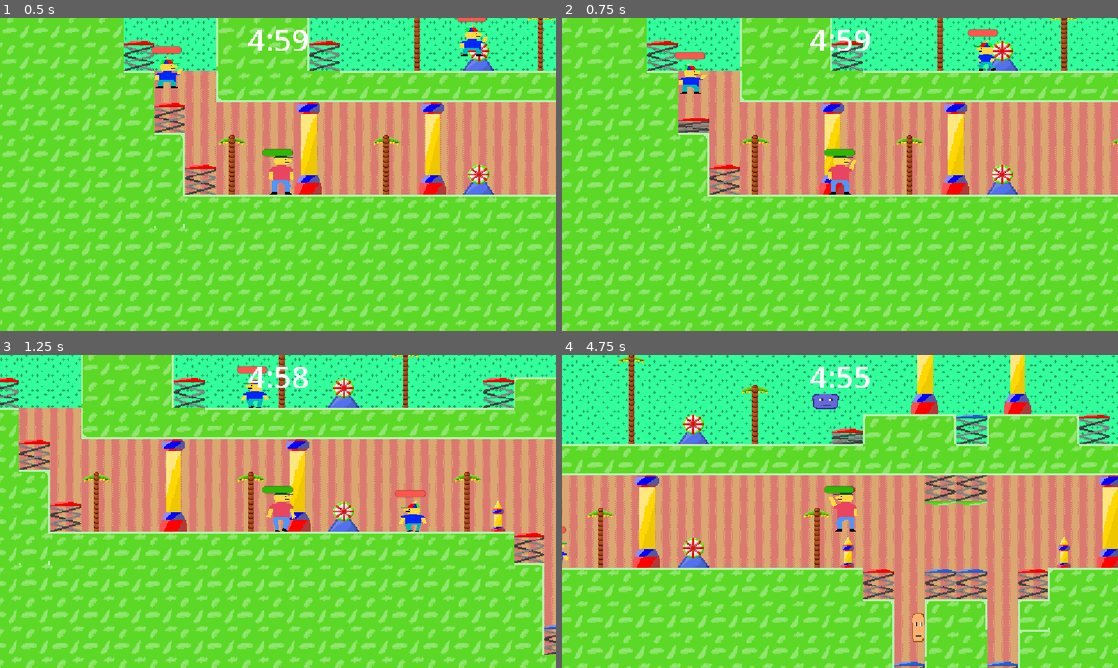
Above: before the commit, frames 1-4 (two rows, left to right).
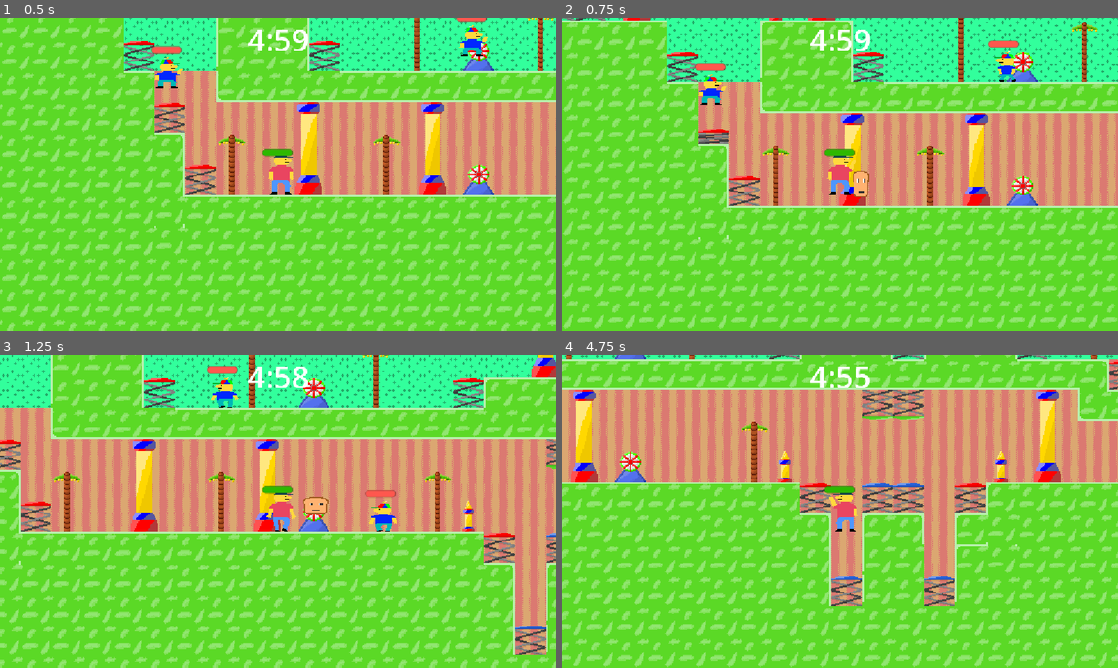
Above: after the commit, the same moments.

Repository: ropva/haven-game
Game: Godot game, scene res://scenes/main.tscn
Two runs of this game, one before a commit and one after it. Both use one fixed random seed, a clock stepped at 60 frames per second and the inputs below.
Inputs:
- Up to frame 1 (0.5 s): no input
- Up to frame 2 (0.75 s): tap Enter (ui_accept) at 0.5 s; hold Right (ui_right) from 0.53 s (still down); hold F (shoot) from 0.53 s (still down)
- Up to frame 3 (1.25 s): keep holding Right (ui_right); keep holding F (shoot); tap Enter (ui_accept) at 0.77 s
- Up to frame 4 (4.75 s): release F (shoot) at 1.28 s; tap F (shoot) at 1.35, 2.85, 4.35 s; tap Enter (ui_accept) at 1.52, 3.02, 3.77, 4.52 s; release Right (ui_right) at 2.03 s; hold Left (ui_left) 2.03-2.78 s; hold F (shoot) 2.03-2.78 s; hold Right (ui_right) 2.78-4.28 s; hold F (shoot) 3.53-4.28 s; hold Left (ui_left) from 4.28 s (still down)

Frame 1 is identical in both runs. In frame 2, 53% of the frame differs, in the area x 0-100%, y 0-100%; in frame 3, 29%; in frame 4, 80%.

Commit message:
fdgrdsgfgf

Diff:
--- a/enemy.tscn
+++ b/enemy.tscn
@@ -67,8 +67,6 @@
 corner_radius_bottom_left = 16
 
 [node name="enemy" type="CharacterBody2D" unique_id=1054328299]
-collision_layer = 2
-collision_mask = 10
 script = ExtResource("1_4gyqm")
 
 [node name="CollisionShape2D" type="CollisionShape2D" parent="." unique_id=1847780091]
--- a/enemy_nav.gd
+++ b/enemy_nav.gd
@@ -3,14 +3,14 @@
 
 enum Edge { WALK, FALL, PAD }
 
-const MAX_DROP := 10          # max cells an enemy may fall on purpose
+const MAX_DROP := 10
 const SIM_DT := 1.0 / 60.0
 
 var layer: TileMapLayer
 var astar := AStar2D.new()
-var id_of: Dictionary = {}    # Vector2i -> int
+var id_of: Dictionary = {}
 var cell_of: Dictionary = {}  # int -> Vector2i
-var edge_info: Dictionary = {} # Vector2i(from_id, to_id) -> {type, dir}
+var edge_info: Dictionary = {}
 
 var speed: float
 var gravity: float
@@ -36,7 +36,6 @@
 
 	# 1) nodes
 	for c in layer.get_used_cells():
-		# candidates: the cell above every used cell, plus pads themselves
 		for cand in [c + Vector2i.UP, c]:
 			if not id_of.has(cand) and _standable(cand):
 				var id := astar.get_available_point_id()
@@ -89,11 +88,10 @@
 func _simulate_launch(pad_cell: Vector2i, dir: int, vy: float) -> Vector2i:
 	var pos := layer.map_to_local(pad_cell)
 	var vel := Vector2(dir * speed, vy)
-	for i in 600:  # ~10 seconds max
+	for i in 600:
 		vel.y += gravity * SIM_DT
 		var next := pos + vel * SIM_DT
 		var next_cell := layer.local_to_map(next)
-		# wall: kill horizontal movement
 		if _is_solid(layer.local_to_map(Vector2(next.x, pos.y))):
 			vel.x = 0.0
 			next.x = pos.x
--- a/scenes/bread.tscn
+++ b/scenes/bread.tscn
@@ -7,7 +7,7 @@
 radius = 7.0
 
 [node name="bread" type="CharacterBody2D" unique_id=1170265474]
-collision_layer = 14
+collision_layer = 15
 collision_mask = 15
 script = ExtResource("1_16yqp")
 is_good = true
--- a/scenes/global.gd
+++ b/scenes/global.gd
@@ -1,3 +1,4 @@
 extends Node
 var has_ended = false;
+var win_state = false
 var nav := EnemyNav.new()
--- a/scenes/main.gd
+++ b/scenes/main.gd
@@ -2,9 +2,15 @@
 # In seconds
 var timer = 5 * 60
 
-
+var enemies: Array[Node2D] = []
 # Called when the node enters the scene tree for the first time.
 func _ready() -> void:
+	enemies = [$enemy,
+$enemy2,
+$enemy3,
+$enemy4,
+$enemy5,
+$enemy6]
 	%player.shoot_bread.connect(func(b):
 		add_child(b)
 	)
@@ -13,27 +19,11 @@
 	)
 	Global.nav.build($TileMapLayer, 300, 600, -600)
 
-	$enemy.shoot_bread.connect(func(b):
-		add_child(b)
-	)
-	$enemy2.shoot_bread.connect(func(b):
-		add_child(b)
-	)
-	$enemy3.shoot_bread.connect(func(b):
-		add_child(b)
-	)
-	$enemy4.shoot_bread.connect(func(b):
-		add_child(b)
-	)
-	$enemy5.shoot_bread.connect(func(b):
-		add_child(b)
-	)
-	$enemy6.shoot_bread.connect(func(b):
-		add_child(b)
-	)
-	$enemy7.shoot_bread.connect(func(b):
-		add_child(b)
-	)
+	for enemy in enemies:
+		enemy.shoot_bread.connect(func(b):
+			add_child(b)
+		)
+
 
 
 # Called every frame. 'delta' is the elapsed time since the previous frame.
@@ -43,6 +33,11 @@
 	if(timer<0 or Global.has_ended):
 		%CanvasModulate.visible=true;
 		%TimerLabel.visible=false;
-		%EndGameLabel.visible=true;
+		if Global.win_state: %WinGameLabel.visible=true;
+		else: %LoseGameLabel.visible=true;
 		Global.has_ended=true;
 	pass
+
+	if enemies.all(func(e): return not is_instance_valid(e)):
+		Global.has_ended = true
+		Global.win_state = true
--- a/scenes/main.tscn
+++ b/scenes/main.tscn
@@ -42,13 +42,20 @@
 grow_horizontal = 2
 grow_vertical = 2
 
-[node name="EndGameLabel" type="Label" parent="CanvasLayer/CenterContainer2" unique_id=1702969597]
+[node name="WinGameLabel" type="Label" parent="CanvasLayer/CenterContainer2" unique_id=1702969597]
 unique_name_in_owner = true
 visible = false
 layout_mode = 2
 theme_override_font_sizes/font_size = 64
-text = "You like won or lost idk
-something about bread"
+text = "YOU WIN"
+horizontal_alignment = 1
+
+[node name="LoseGameLabel" type="Label" parent="CanvasLayer/CenterContainer2" unique_id=1177139165]
+unique_name_in_owner = true
+visible = false
+layout_mode = 2
+theme_override_font_sizes/font_size = 64
+text = "YOU LOSE"
 horizontal_alignment = 1
 
 [node name="BackgroundLayer" type="TileMapLayer" parent="." unique_id=365899869]
@@ -72,31 +79,36 @@
 
 [node name="enemy" parent="." unique_id=1948771556 node_paths=PackedStringArray("tile_map_layer", "player") instance=ExtResource("5_tbgi4")]
 position = Vector2(360, -12)
-collision_layer = 0
+collision_layer = 2
+collision_mask = 10
 tile_map_layer = NodePath("../TileMapLayer")
 player = NodePath("../player")
 
 [node name="enemy2" parent="." unique_id=1336265859 node_paths=PackedStringArray("tile_map_layer", "player") instance=ExtResource("5_tbgi4")]
 position = Vector2(587.5, -134.5)
-collision_layer = 0
+collision_layer = 2
+collision_mask = 10
 tile_map_layer = NodePath("../TileMapLayer")
 player = NodePath("../player")
 
 [node name="enemy3" parent="." unique_id=1427535225 node_paths=PackedStringArray("tile_map_layer", "player") instance=ExtResource("5_tbgi4")]
 position = Vector2(201, -135)
-collision_layer = 0
+collision_layer = 2
+collision_mask = 10
 tile_map_layer = NodePath("../TileMapLayer")
 player = NodePath("../player")
 
 [node name="enemy4" parent="." unique_id=180647840 node_paths=PackedStringArray("tile_map_layer", "player") instance=ExtResource("5_tbgi4")]
 position = Vector2(806.5, 38.5)
-collision_layer = 0
+collision_layer = 2
+collision_mask = 10
 tile_map_layer = NodePath("../TileMapLayer")
 player = NodePath("../player")
 
 [node name="enemy5" parent="." unique_id=297378152 node_paths=PackedStringArray("tile_map_layer", "player") instance=ExtResource("5_tbgi4")]
 position = Vector2(-115, -102)
-collision_layer = 0
+collision_layer = 2
+collision_mask = 10
 tile_map_layer = NodePath("../TileMapLayer")
 player = NodePath("../player")
 
@@ -104,8 +116,3 @@
 position = Vector2(1071.5, 34)
 tile_map_layer = NodePath("../TileMapLayer")
 player = NodePath("../player")
-
-[node name="enemy7" parent="." unique_id=1708763424 node_paths=PackedStringArray("tile_map_layer", "player") instance=ExtResource("6_tefeu")]
-position = Vector2(-322, -185.5)
-tile_map_layer = NodePath("../TileMapLayer")
-player = NodePath("../player")
Not shown, added: export_presets.cfg
